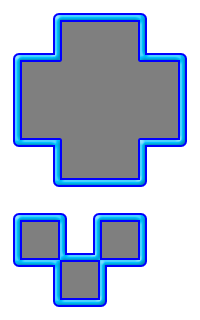
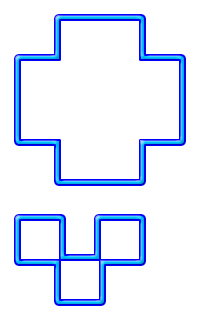
Revision of a layered 200x320 image; what changed, layer by layer:
"Фигура 2": opacity 50% → 30%, painted on it over bbox(20, 20, 180, 300)
